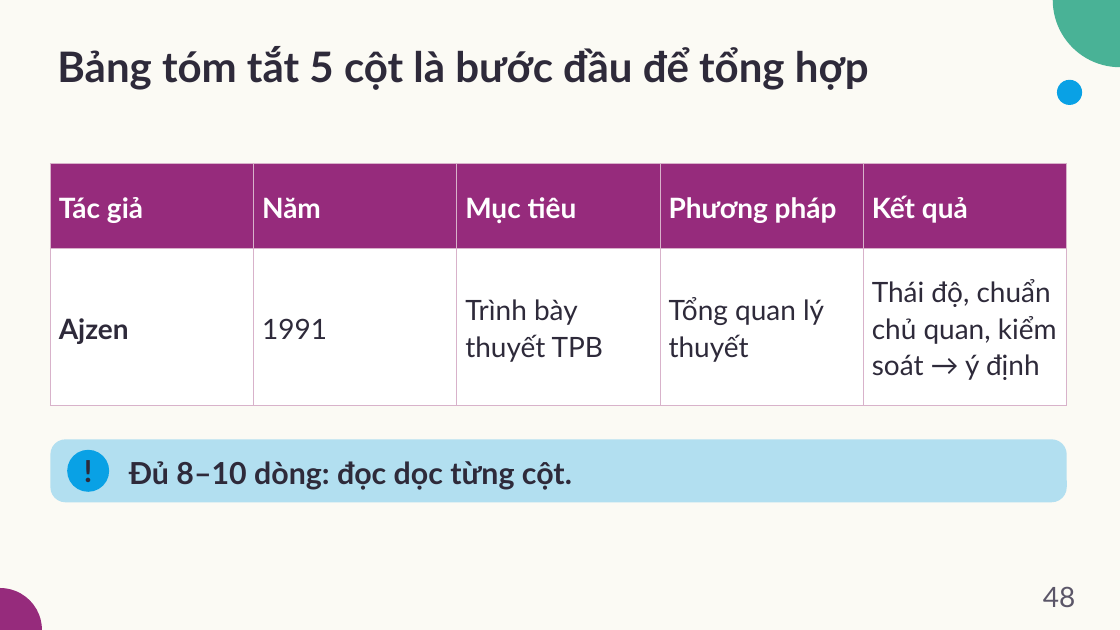
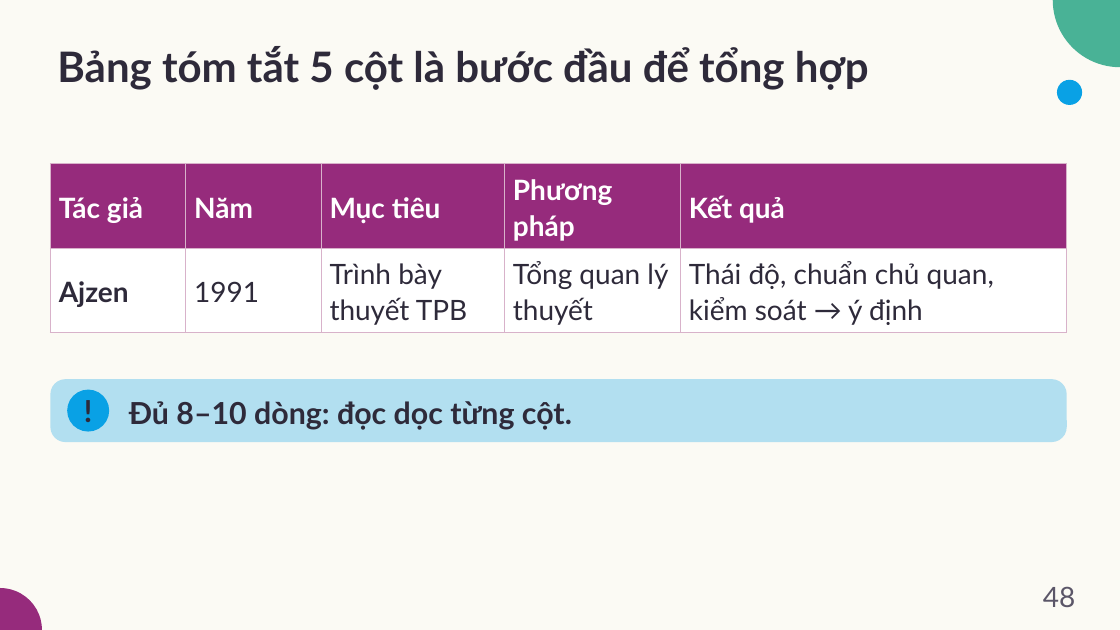
Before and after one commit to dnbaoquyen/academic-pptx-skill, a slide deck: slide 48 of mkt1107/output/MKT1107_W02_slides.pptx. Drawn at 1120x630 pixels with LibreOffice and Linux fonts; fonts in the diff are those of the drawing. Boxes give left, top, right and bottom in pixels: in the first picture for what was removed or moved away, otherwise in the second. Text is boxed around its words. In the diff, an @@ line names an element or a change of style, - is before the commit and + after.

```diff
--- a/mkt1107/output/MKT1107_W02_slides.pptx
+++ b/mkt1107/output/MKT1107_W02_slides.pptx
@@ table: place and size @@
-table at (50,164,1067,384)
+table at (50,164,1066,329)
@@ 2 texts, 1 rounded rectangle, 1 ellipse: place and size @@
-2 texts, 1 rounded rectangle, 1 ellipse at (50,439,1067,502)
+2 texts, 1 rounded rectangle, 1 ellipse at (50,379,1067,442)
```
Also in this commit, not shown: 4 other slides changed, 14 other files.
